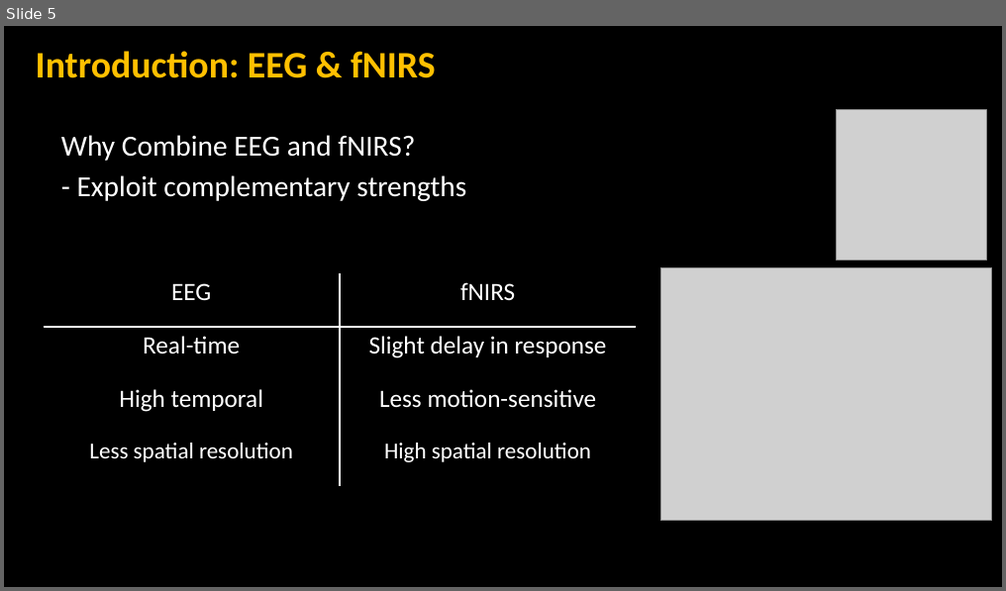
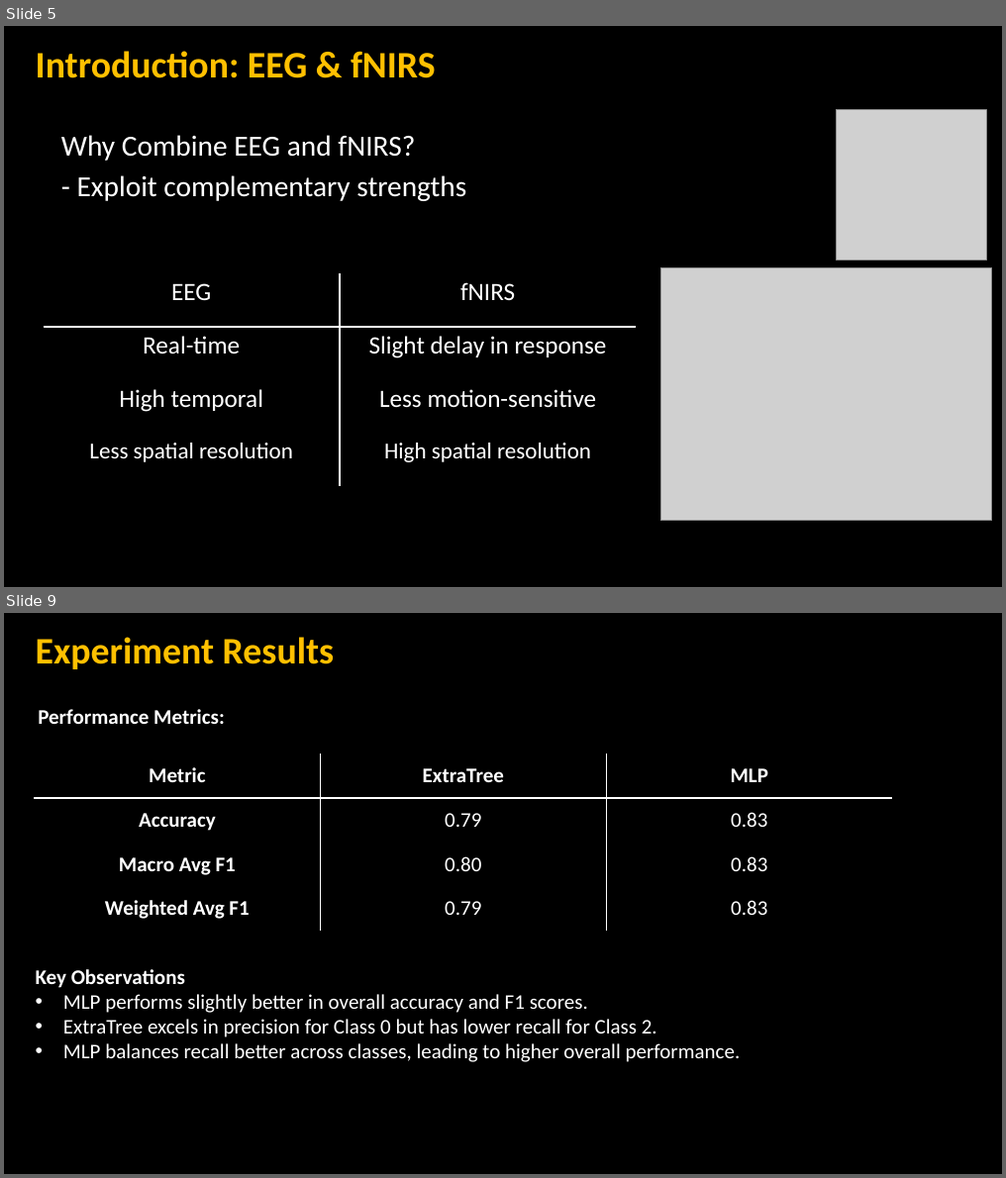
Before and after one commit to NikoHems/EEG_fNRIS_AD, a slide deck: EEG_fNIRS/presentation/eeg_fnirs_ad_detection.pptx. Shown one above the other, each under a label of ours: slide 5 before the commit, slides 5 and 9 after it; the slides between them are not shown. The pictures are 1006x591 and 1006x1178 pixels, drawn with LibreOffice and Linux fonts; fonts in the diff are those of the drawing; grey boxes stand for pictures; background and template pictures are left out. Boxes give left, top, right and bottom in pixels: in the first picture for what was removed or moved away, otherwise in the second. Text is boxed around its words. In the diff, an @@ line names an element or a change of style, - is before the commit and + after.

```diff
--- a/EEG_fNIRS/presentation/eeg_fnirs_ad_detection.pptx
+++ b/EEG_fNIRS/presentation/eeg_fnirs_ad_detection.pptx
@@ slide 9 added at [4,613,1002,1174], background #000000 @@
@@ title added at [36,637,334,669], 36 pt, text #FFC000, bold @@
+Experiment Results
@@ text added at [38,709,225,724], 20 pt, text #FFFFFF, bold @@
+Performance Metrics:
@@ table added at [34,754,892,931], 4 rows, 3 columns @@
+Metric | ExtraTree | MLP
+Accuracy | 0.79 | 0.83
+Macro Avg F1 | 0.80 | 0.83
+Weighted Avg F1 | 0.79 | 0.83
@@ text added at [36,969,741,1062], 20 pt, text #FFFFFF @@
+Key Observations
+• MLP performs slightly better in overall accuracy and F1 scores.
+• ExtraTree excels in precision for Class 0 but has lower recall for Class 2.
+• MLP balances recall better across classes, leading to higher overall performance.
```
Also in this commit, not shown: 2 slides changed, 1 other slide added, 2 slides removed, 6 other files.
